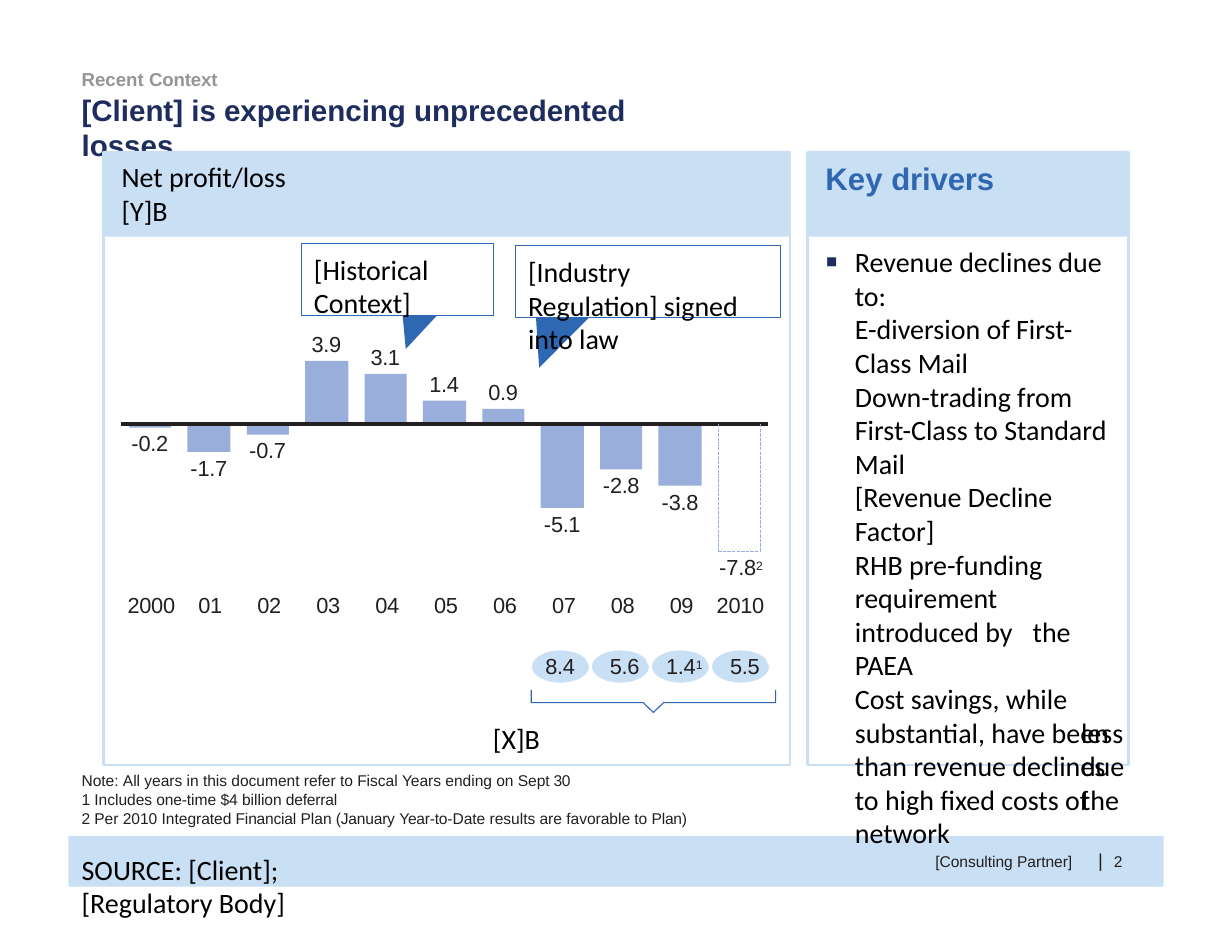
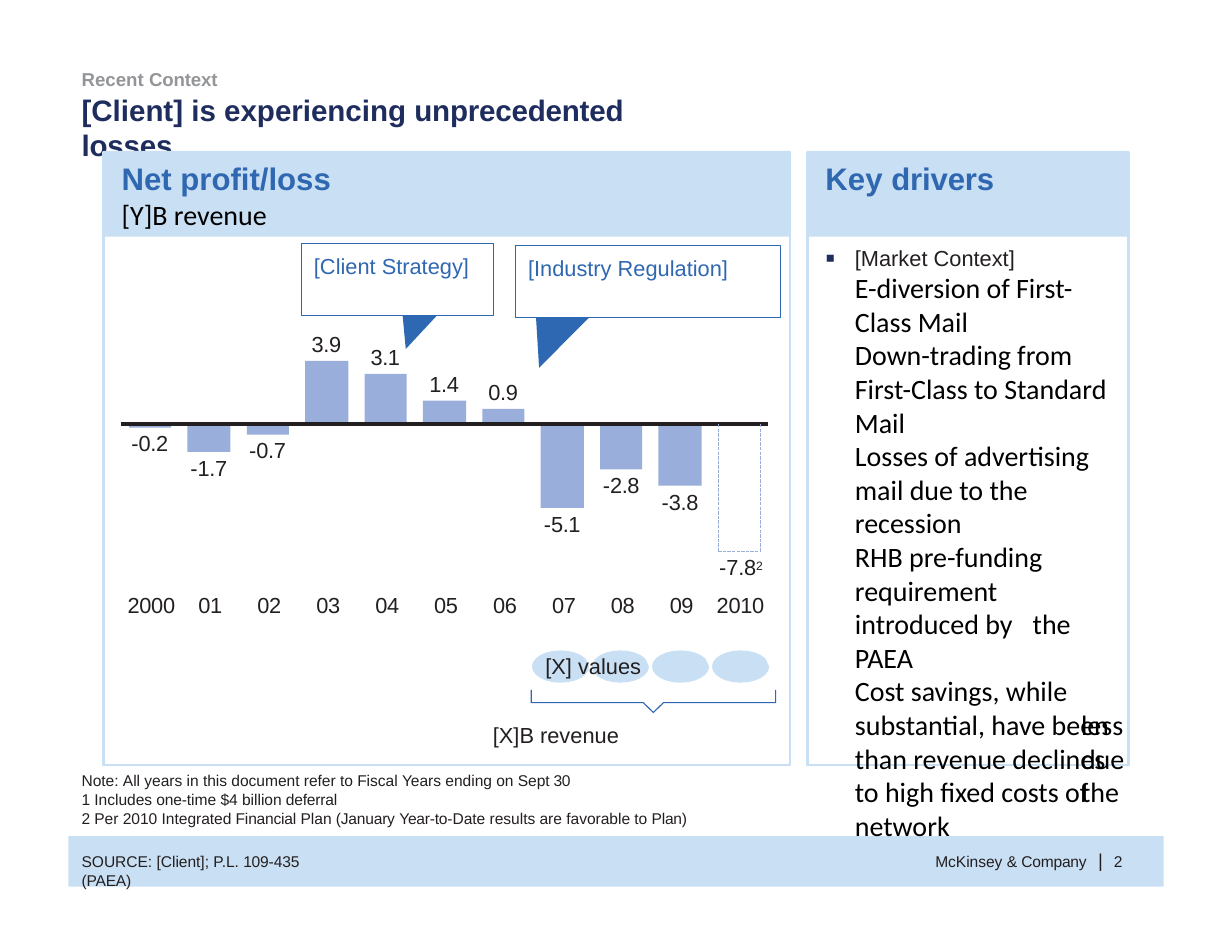
Before and after one commit to huytrnq/pptxsanitizer, a slide deck: slide 3 of data/Take-home_sanitized.pptx. Drawn at 1232x952 pixels with LibreOffice and Linux fonts; fonts in the diff are those of the drawing. Boxes give left, top, right and bottom in pixels: in the first picture for what was removed or moved away, otherwise in the second. Text is boxed around its words. In the diff, an @@ line names an element or a change of style, - is before the commit and + after.

```diff
--- a/data/Take-home_sanitized.pptx
+++ b/data/Take-home_sanitized.pptx
@@ title "[Client] is experiencing unprecedented losses" at [82,99,623,162]: text colour #1E2D5D to none in "[Client]"; letter spacing 0 to -0.1 pt in "unprecedented losses" @@
@@ text in rectangle at [122,167,330,229]: text changed; size 18 to 20 pt; font Calibri to Arial; text colour #000000 to #2F67B1; bold on @@
-Net profit/loss
-[Y]B
+Net profit/loss
+[Y]B revenue
@@ text in rectangle at [314,258,469,278]: text changed; size 18 to 14 pt; font Calibri to Arial; text colour #000000 to #2F67B1 @@
-[Historical Context]
+[Client Strategy]
@@ text in rectangle at [528,260,728,280]: text changed; size 18 to 14 pt; font Calibri to Arial; text colour #000000 to #2F67B1 @@
-[Industry Regulation] signed into law
+[Industry Regulation]
@@ text at [855,250,1124,843]: text changed @@
-▪ Revenue declines due to:
-  E-diversion of First-
-  Class Mail
-  Down-trading from
-  First-Class to Standard Mail
-  [Revenue Decline Factor]
-  RHB pre-funding requirement introduced by the PAEA
-  Cost savings, while substantial, have been less than revenue declines due to high fixed costs of the network
+▪ [Market Context]
+  E-diversion of First-
+  Class Mail
+  Down-trading from
+  First-Class to Standard Mail
+  Losses of advertising mail due to the recession
+  RHB pre-funding requirement introduced by the PAEA
+  Cost savings, while substantial, have been less than revenue declines due to high fixed costs of the network
@@ text at [545,657,641,679]: text changed @@
-8.4 5.6 1.41 5.5
+[X] values
@@ text at [493,727,619,748]: text changed; size 18 to 14 pt; font Calibri to Arial; text colour #000000 to #231F20 @@
-[X]B
+[X]B revenue
@@ text at [82,855,299,889]: text changed; size 18 to 10 pt; font Calibri to Arial; text colour #000000 to #231F20 @@
-SOURCE: [Client]; [Regulatory Body]
+SOURCE: [Client]; P.L. 109-435 (PAEA)
@@ text at [935,855,1086,871]: text changed @@
-[Consulting Partner]
+McKinsey & Company
```
Also in this commit, not shown: 2 other slides changed, 35 slides added, 28 other files.
